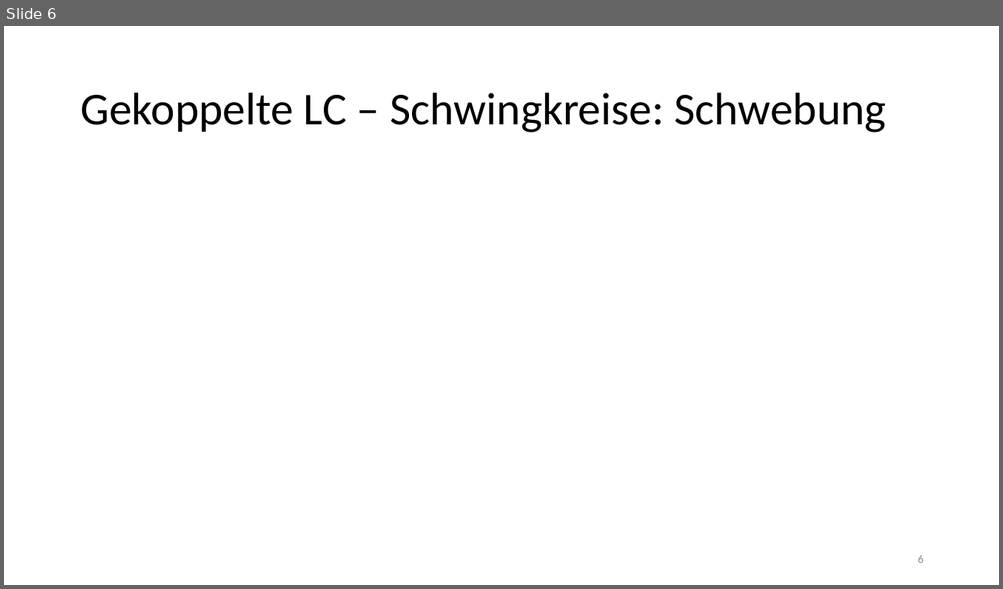
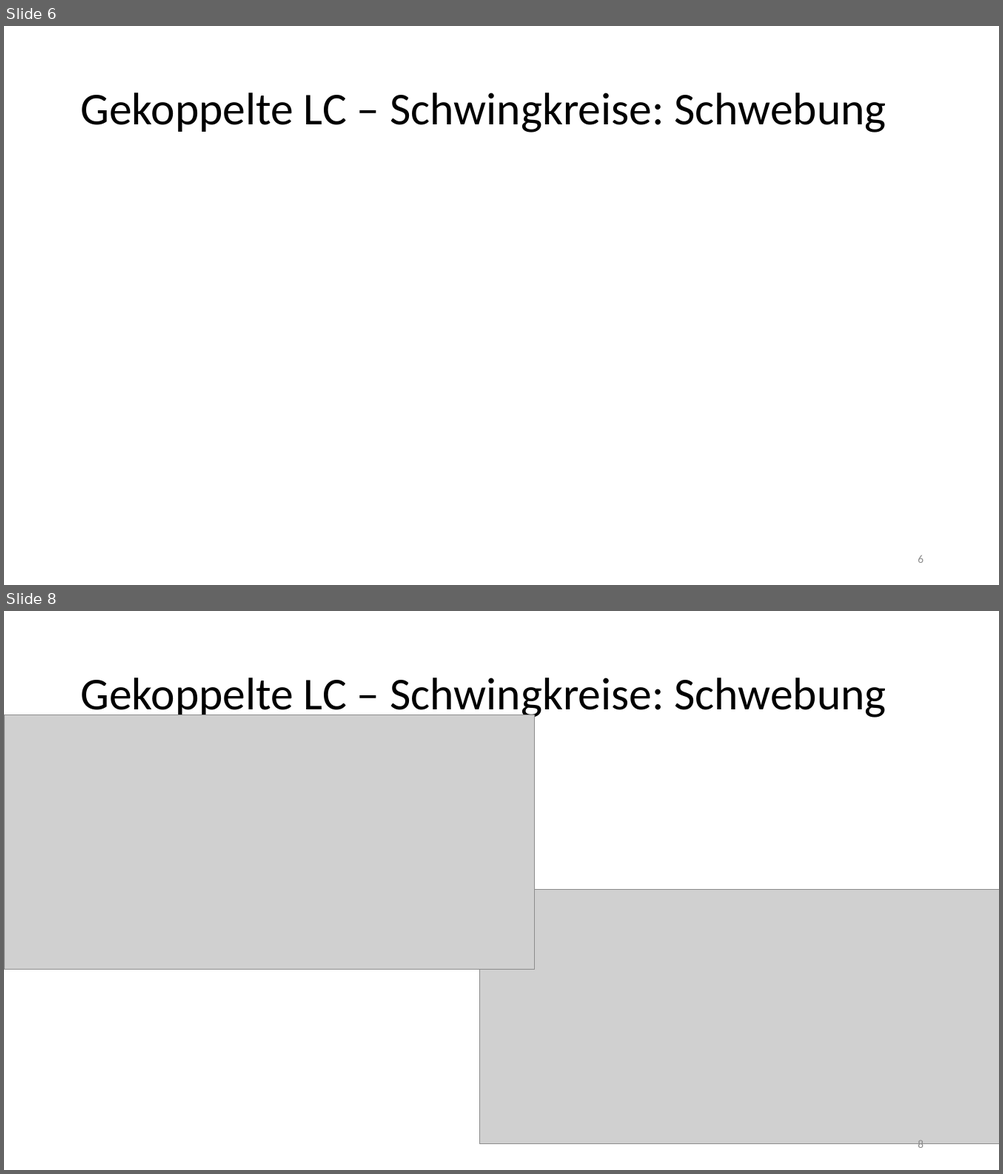
Before and after one commit to thewhitecat/grundpraktikum1, a slide deck: Elektronik/Elektronik.pptx. Shown one above the other, each under a label of ours: slide 6 before the commit, slides 6 and 8 after it; the slides between them are not shown. The pictures are 1003x589 and 1003x1174 pixels, drawn with LibreOffice and Linux fonts; fonts in the diff are those of the drawing; grey boxes stand for pictures. Boxes give left, top, right and bottom in pixels: in the first picture for what was removed or moved away, otherwise in the second. Text is boxed around its words. In the diff, an @@ line names an element or a change of style, - is before the commit and + after.

```diff
--- a/Elektronik/Elektronik.pptx
+++ b/Elektronik/Elektronik.pptx
@@ slide 8 added at (x1=4, y1=611, x2=999, y2=1170), background #FFFFFF @@
@@ title added at (x1=80, y1=678, x2=886, y2=721), 44 pt, text #000000 @@
+Gekoppelte LC – Schwingkreise: Schwebung
@@ picture added at (x1=4, y1=715, x2=535, y2=970) @@
@@ picture added at (x1=480, y1=889, x2=999, y2=1145) @@
@@ page number added at (x1=917, y1=1141, x2=923, y2=1152), 11 pt, text #8C8C8C @@
+8
```
Also in this commit, not shown: 1 slide changed, 1 other slide added, 2 other files.
